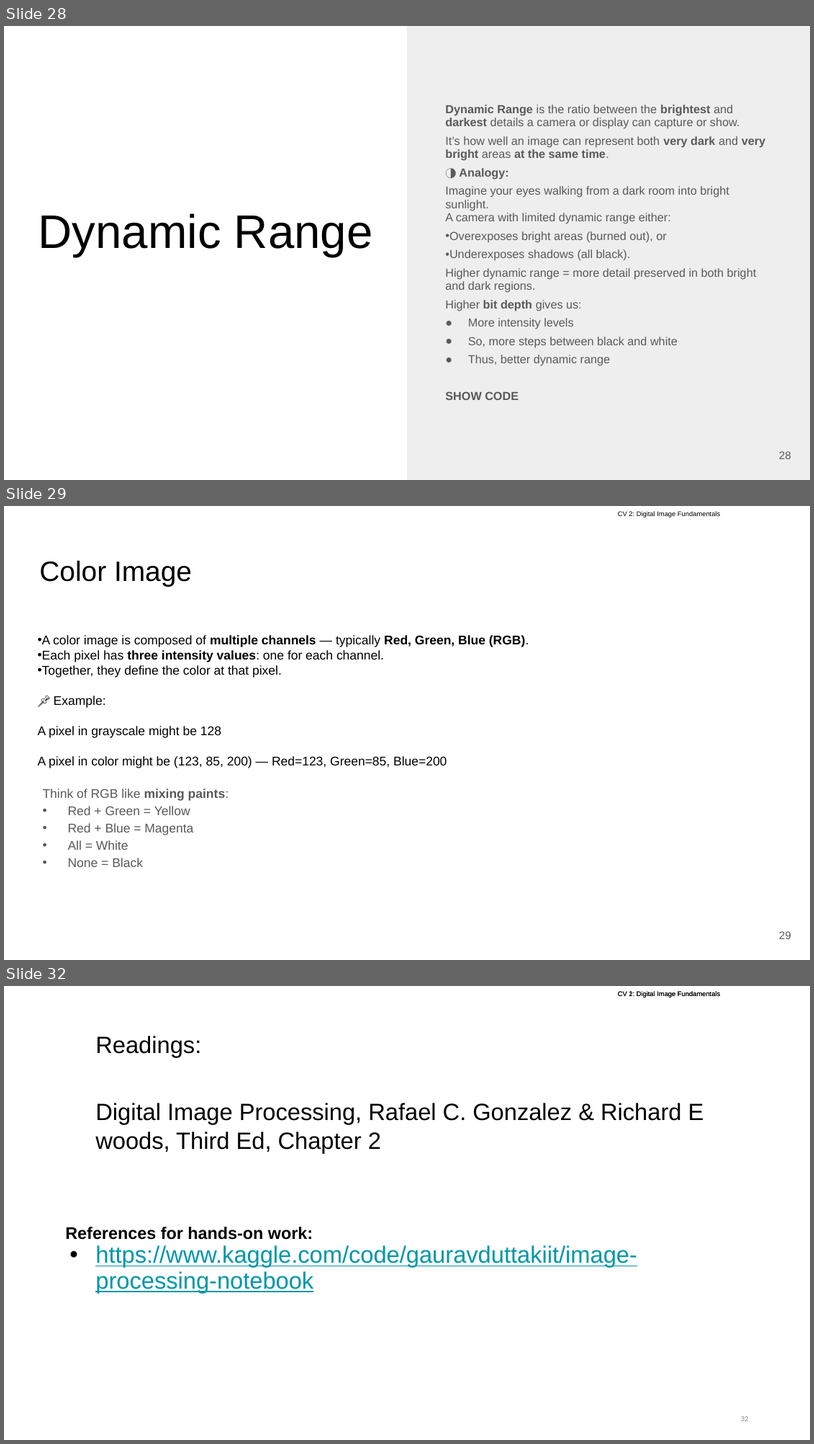
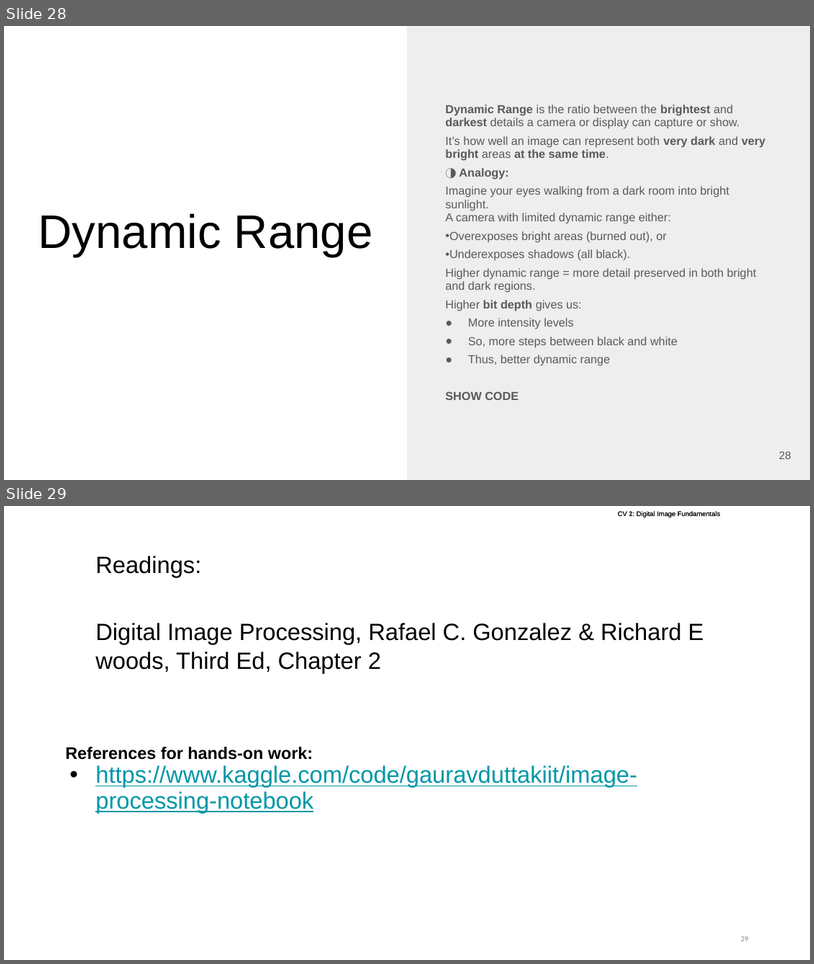
Before and after one commit to RevathiPerumalbits/bitsCV, a slide deck: ComputerVision/Class 02 Image digitization/CV #2 Digital Image, Fundamentals - Aakash.pptx. Shown one above the other, each under a label of ours: slides 28, 29 and 32 before the commit, slides 28 and 29 after it; the slides between them are not shown. The pictures are 814x1444 and 814x964 pixels, drawn with LibreOffice and Linux fonts; fonts in the diff are those of the drawing; background and template pictures are left out. Boxes give left, top, right and bottom in pixels: in the first picture for what was removed or moved away, otherwise in the second. Text is boxed around its words. In the diff, an @@ line names an element or a change of style, - is before the commit and + after.

```diff
--- a/ComputerVision/Class 02 Image digitization/CV #2 Digital Image, Fundamentals - Aakash.pptx
+++ b/ComputerVision/Class 02 Image digitization/CV #2 Digital Image, Fundamentals - Aakash.pptx
@@ slide 29 removed at [4,506,810,960], background #FFFFFF; not listed: 1 template element that a slide beside it also shows @@
@@ title removed at [39,561,192,586] @@
-Color Image
@@ text removed at [38,635,530,867] @@
-• A color image is composed of multiple channels — typically Red, Green, Blue (RGB).
-• Each pixel has three intensity values: one for each channel.
-• Together, they define the color at that pixel.
-📌 Example:
-A pixel in grayscale might be 128
-A pixel in color might be (123, 85, 200) — Red=123, Green=85, Blue=200
-Think of RGB like mixing paints:
-• Red + Green = Yellow
-• Red + Blue = Magenta
-• All = White
-• None = Black
@@ page number removed at [779,931,792,939] @@
-29
@@ what was slide 32 is now slide 29 @@
@@ page number at [741,936,749,941]: text changed @@
-32
+29
```
Also in this commit, not shown: 2 other slides removed, 1 other file.
